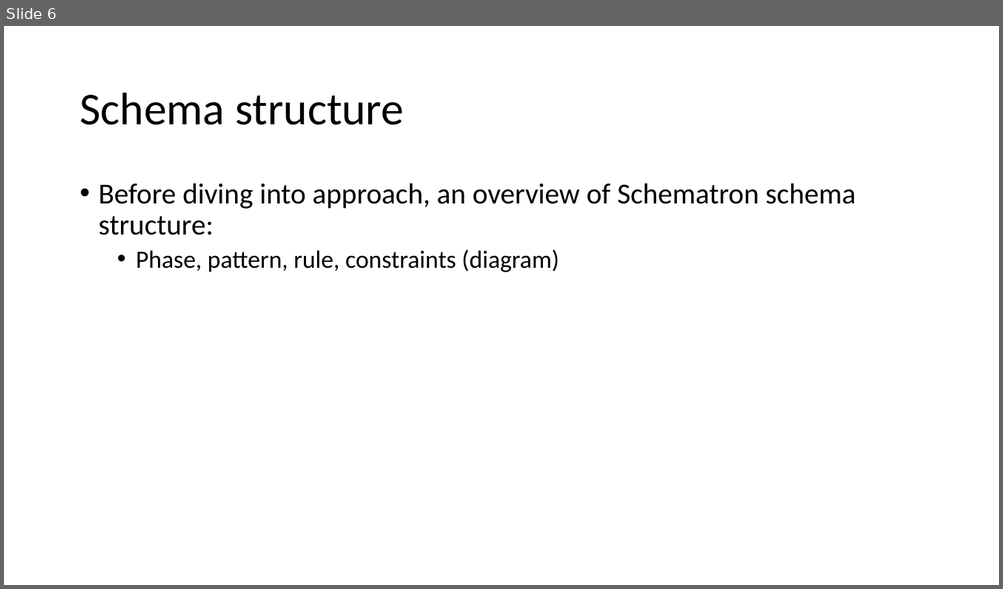
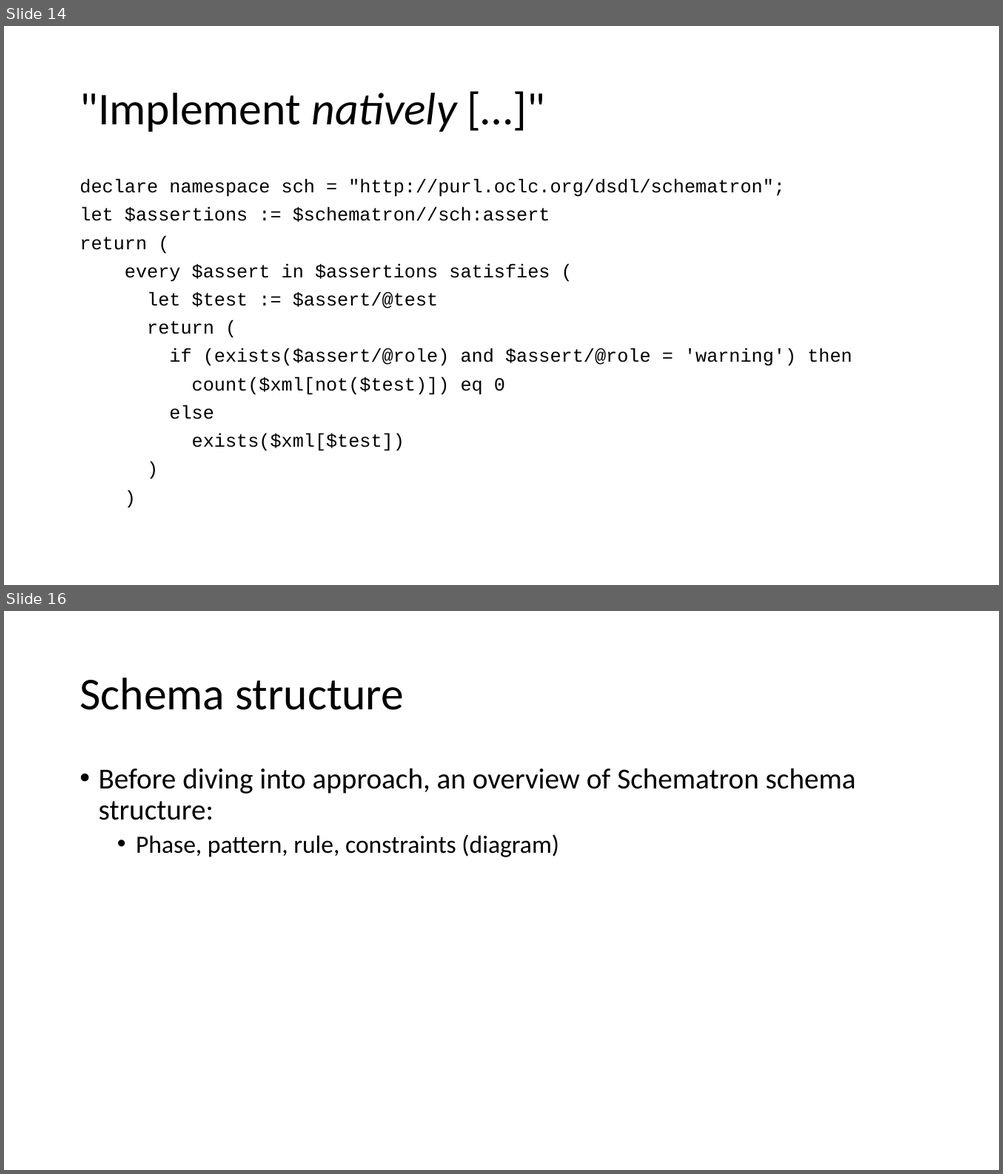
Before and after one commit to AndrewSales/XQS, a slide deck: Markup UK 2023 slides.pptx. Shown one above the other, each under a label of ours: slide 6 before the commit, slides 14 and 16 after it; the slides between them are not shown. The pictures are 1003x589 and 1003x1174 pixels, drawn with LibreOffice and Linux fonts; fonts in the diff are those of the drawing. Boxes give left, top, right and bottom in pixels: in the first picture for what was removed or moved away, otherwise in the second. Text is boxed around its words. In the diff, an @@ line names an element or a change of style, - is before the commit and + after.

```diff
--- a/Markup UK 2023 slides.pptx
+++ b/Markup UK 2023 slides.pptx
@@ slide 14 added at (4,26,999,585), background #FFFFFF @@
@@ title added at (79,93,457,132), 44 pt, text #000000 @@
+"Implement natively […]"
@@ text added at (79,179,851,452), 18 pt, text #000000 @@
+declare namespace sch = "http://purl.oclc.org/dsdl/schematron";
+let $assertions := $schematron//sch:assert
+return (
+every $assert in $assertions satisfies (
+let $test := $assert/@test
+return (
+if (exists($assert/@role) and $assert/@role = 'warning') then
+count($xml[not($test)]) eq 0
+else
+exists($xml[$test])
+)
+)
@@ what was slide 6 is now slide 16 @@
```
Also in this commit, not shown: 4 slides changed, 10 other slides added, 1 other file.
